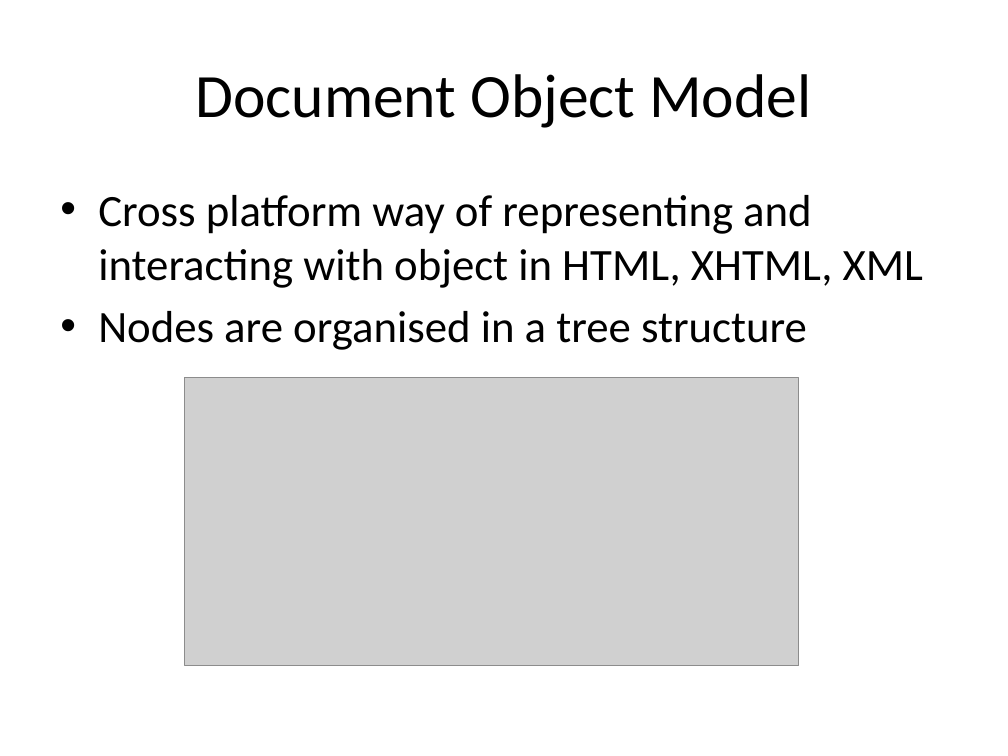
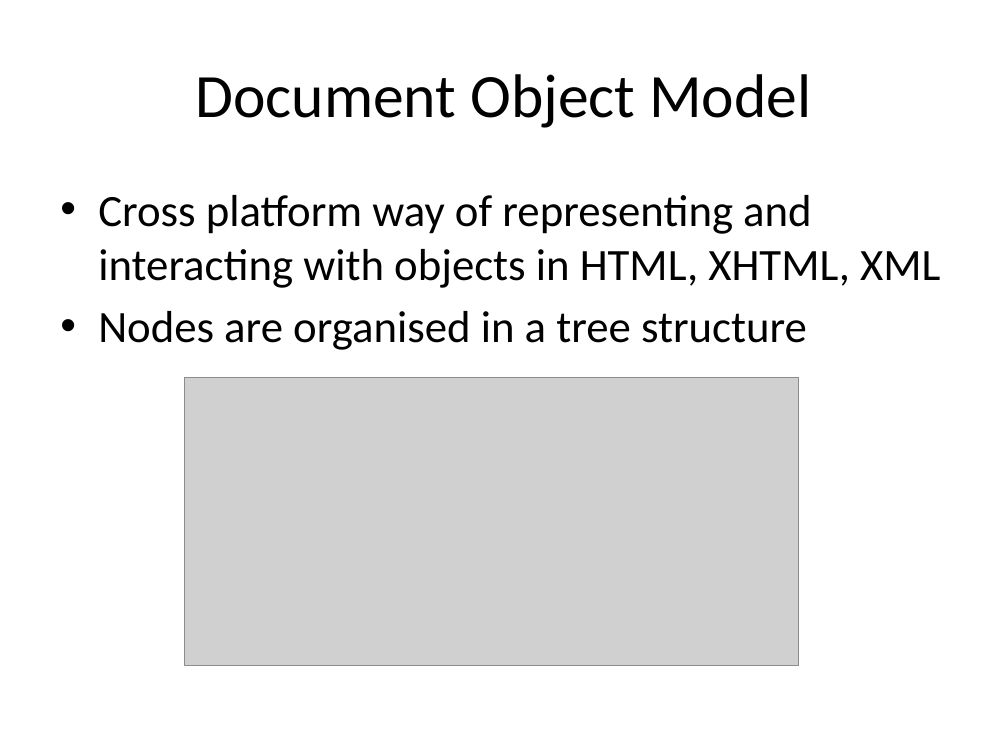
Before and after one commit to dejanvasic85/js-presentation, a slide deck: slide 3 of Michael/WebBasics/Web Basics.pptx. Drawn at 1008x756 pixels with LibreOffice and Linux fonts; fonts in the diff are those of the drawing; grey boxes stand for pictures. Boxes give left, top, right and bottom in pixels: in the first picture for what was removed or moved away, otherwise in the second. Text is boxed around its words. In the diff, an @@ line names an element or a change of style, - is before the commit and + after.

Commit message:
made some fixes to the presentations and typos

```diff
--- a/Michael/WebBasics/Web Basics.pptx
+++ b/Michael/WebBasics/Web Basics.pptx
@@ text at (98,195,940,288): text changed @@
-• Cross platform way of representing and interacting with object in HTML, XHTML, XML
+• Cross platform way of representing and interacting with objects in HTML, XHTML, XML
```
Also in this commit, not shown: 2 other slides changed, 9 other files.
